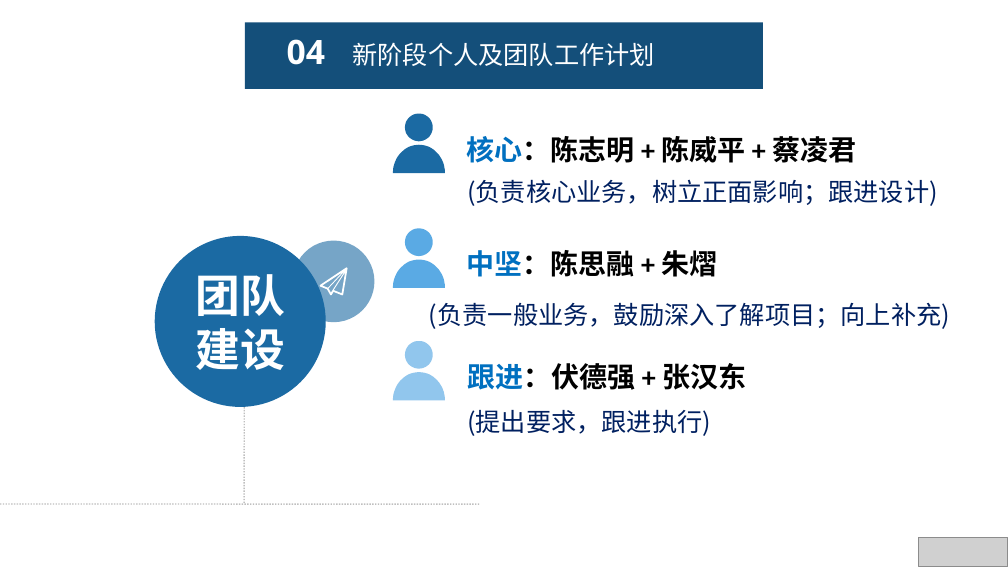
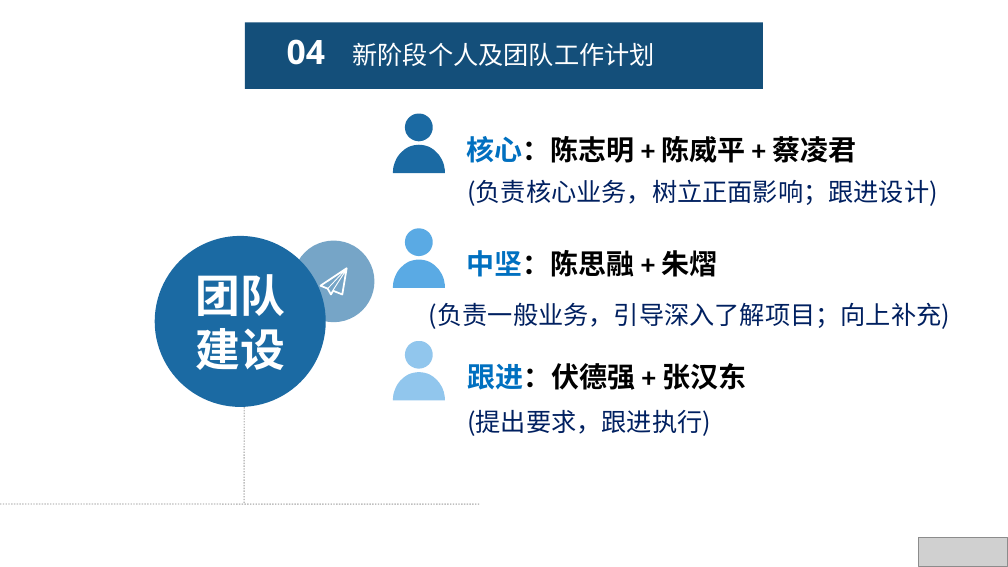
Before and after one commit to fengyuyu/world_rpg, a slide deck: slide 10 of 陈国锋-述职报告 .pptx (slide 15 before the commit). Drawn at 1008x567 pixels with LibreOffice and Linux fonts; fonts in the diff are those of the drawing; grey boxes stand for pictures. Boxes give left, top, right and bottom in pixels: in the first picture for what was removed or moved away, otherwise in the second. Text is boxed around its words. In the diff, an @@ line names an element or a change of style, - is before the commit and + after.

```diff
--- a/陈国锋-述职报告 .pptx
+++ b/陈国锋-述职报告 .pptx
@@ text at (429,302,950,329): text changed @@
-(负责一般业务，鼓励深入了解项目；向上补充)
+(负责一般业务，引导深入了解项目；向上补充)
```
Also in this commit, not shown: 3 other slides changed, 1 slide added, 6 slides removed.
